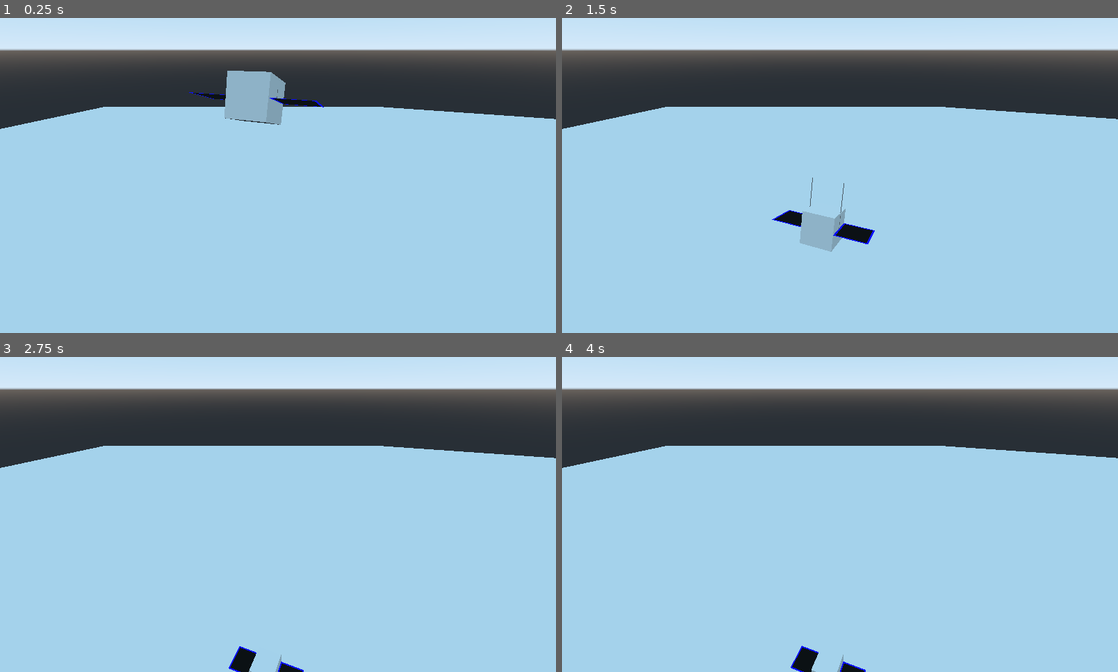
Above: before the commit, frames 1-4 (two rows, left to right).
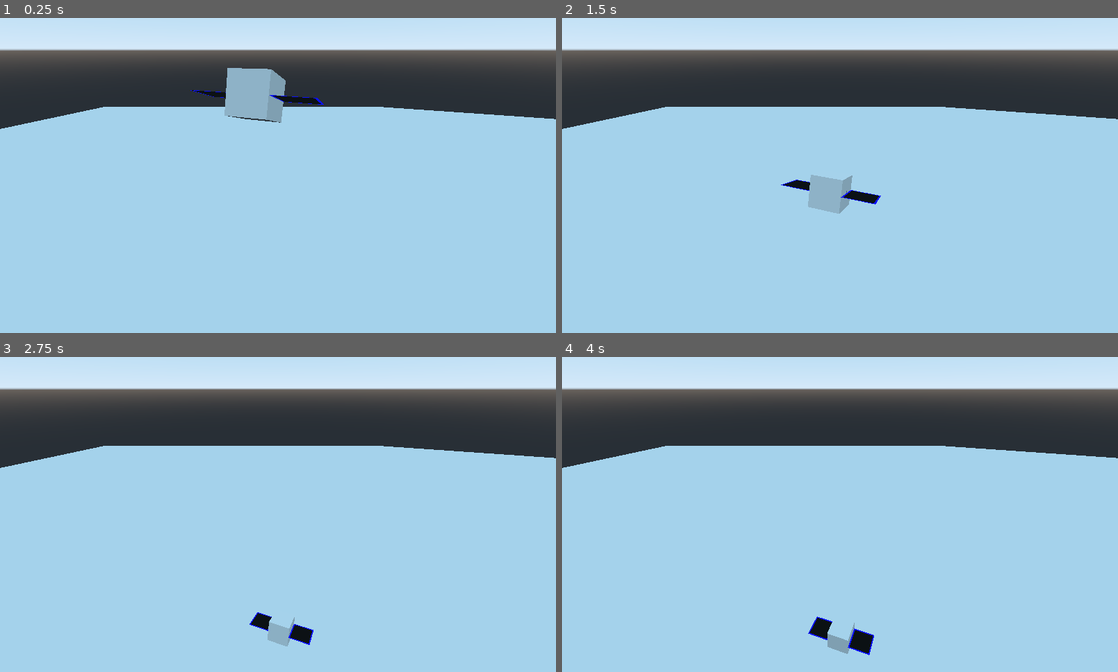
Above: after the commit, the same moments.

Repository: RhodiumTheDev/Moonraker-Simulator
Game: Godot game, scene res://Scenes/Enviroments/Main.tscn
The game is run twice, just before and just after one commit, with the same random seed, the same clock (stepped at 60 frames per second) and the same inputs.
Inputs (mouse positions are in pixels of both pictures, inside the frame that each line leads up to):
- Up to frame 1 (0.25 s): no input
- Up to frame 2 (1.5 s): move the mouse to (962, 153) at 0.52 s; click (962, 153) at 0.67 s; drag from (728, 188) to (812, 235) at 1.27 s
- Up to frame 3 (2.75 s): move the mouse to (333, 438) at 2.02 s; click (333, 438) at 2.17 s
- Up to frame 4 (4 s): drag from (812, 574) to (673, 460) at 2.77 s; move the mouse to (1006, 558) at 3.52 s; click (1006, 558) at 3.67 s

The runs differ from the first frame. In frame 1, 0.5% of the frame differs, in the area x 34-59%, y 15-34%; in frame 2, 2.2%, in the area x 37-58%, y 49-75%; in frame 3, 0.9%; in frame 4, 1.0%.

Commit message:
Updated lift calculation to account for rotation differences

Diff:
--- a/Scenes/Aircraft/Lifting_Body.gd
+++ b/Scenes/Aircraft/Lifting_Body.gd
@@ -109,14 +109,14 @@
 	# Return a Vector3 based off of the lift alcualtions for every normal, then devide it by the amount of normals
 
 	force_average /= faces.size()
-	force = force_average * delta * 10
+	force = force_average * delta
 	$debug.clear()
 	$debug.begin(Mesh.PRIMITIVE_LINES)
 	$debug.add_vertex(Vector3(0,0,0))
 	$debug.add_vertex(force)
 	$debug.end()
 
-	return force
+	return force + parent_rotation + global_transform.basis.y
 
 func set_debug_mode(mode):
 	DEBUG_MODE = mode
